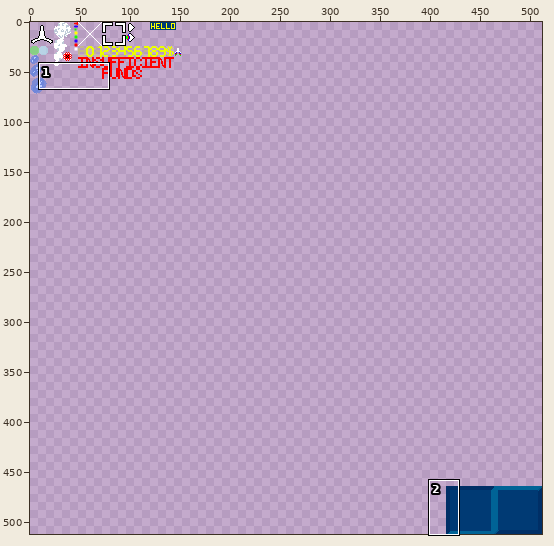
A sprite sheet gets an edit: assets/Sprites.png. The picture above shows the old version from afar; the outline marks the close-up.
Close-up. Before the commit:
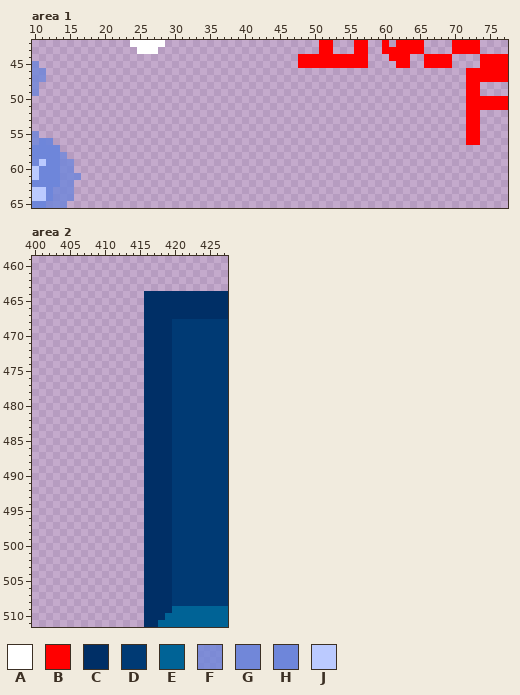
The file is 512x512 pixels. Colours within 5 levels of each other are drawn and written as one. Shown: area 1: x 10..77, y 42..65; area 2: x 400..427, y 459..511.
Palette (. is transparent): A #ffffff  B #ff0000  C #002f66  D #003a74  E #006396  F #6e86dacc  G #6e86daf5  H #6e86da  J #bbcaff
Pixels before, area 1, first column x 10:
42 ..............AAAAA......................BB...BB..B.BBBB....BBBB....
43 ...............AAA.......................BB...BB..BBBBBB....BBBB....
44 ......................................BBBBBBBBBB...BBB..BBBB....BBBB
45 F.....................................BBBBBBBBBB....BB..BBBB....BBBB
46 FF............................................................BBBBBB
47 FF............................................................BBBBBB
48 F.............................................................BB....
49 F.............................................................BB....
50 ..............................................................BBBBBB
51 ..............................................................BBBBBB
52 ..............................................................BB....
53 ..............................................................BB....
54 ..............................................................BB....
55 F.............................................................BB....
56 FHG...........................................................BB....
57 HHHH................................................................
58 HHHHF...............................................................
59 GJHHFF..............................................................
60 JHHHFF..............................................................
61 JHHHFFF.............................................................
62 HHHHFF..............................................................
63 JJHFFF..............................................................
64 JJHFFF..............................................................
65 HHFFF...............................................................
Pixels before, area 2, first column x 416:
464 CCCCCCCCCCCC
465 CCCCCCCCCCCC
466 CCCCCCCCCCCC
467 CCCCCCCCCCCC
468 CCCCDDDDDDDD
469 CCCCDDDDDDDD
470 CCCCDDDDDDDD
471 CCCCDDDDDDDD
472 CCCCDDDDDDDD
473 CCCCDDDDDDDD
474 CCCCDDDDDDDD
475 CCCCDDDDDDDD
476 CCCCDDDDDDDD
477 CCCCDDDDDDDD
478 CCCCDDDDDDDD
479 CCCCDDDDDDDD
480 CCCCDDDDDDDD
481 CCCCDDDDDDDD
482 CCCCDDDDDDDD
483 CCCCDDDDDDDD
484 CCCCDDDDDDDD
485 CCCCDDDDDDDD
486 CCCCDDDDDDDD
487 CCCCDDDDDDDD
488 CCCCDDDDDDDD
489 CCCCDDDDDDDD
490 CCCCDDDDDDDD
491 CCCCDDDDDDDD
492 CCCCDDDDDDDD
493 CCCCDDDDDDDD
494 CCCCDDDDDDDD
495 CCCCDDDDDDDD
496 CCCCDDDDDDDD
497 CCCCDDDDDDDD
498 CCCCDDDDDDDD
499 CCCCDDDDDDDD
500 CCCCDDDDDDDD
501 CCCCDDDDDDDD
502 CCCCDDDDDDDD
503 CCCCDDDDDDDD
504 CCCCDDDDDDDD
505 CCCCDDDDDDDD
506 CCCCDDDDDDDD
507 CCCCDDDDDDDD
508 CCCCDDDDDDDD
509 CCCCEEEEEEEE
510 CCCEEEEEEEEE
511 CCEEEEEEEEEE
After the commit:
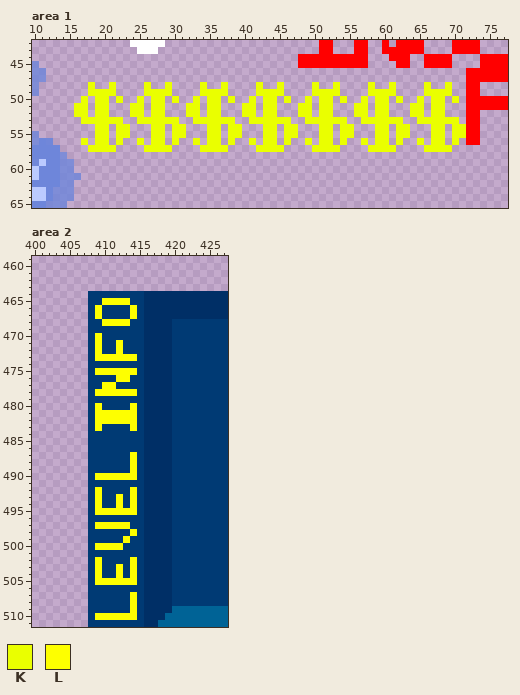
Colours new in this view: K #eaff00  L #feff00
What changed:
Changed rows in their new state; - is an unchanged pixel.
Area 1:
first column x 16:
48 --K--K----K--K----K--K----K--K----K--K----K--K----K--K--
49 --KKKK----KKKK----KKKK----KKKK----KKKK----KKKK----KKKK--
50 -K-KK-K--K-KK-K--K-KK-K--K-KK-K--K-KK-K--K-KK-K--K-KK-K-
51 KK-KK---KK-KK---KK-KK---KK-KK---KK-KK---KK-KK---KK-KK---
52 KK-KK---KK-KK---KK-KK---KK-KK---KK-KK---KK-KK---KK-KK---
53 -KKKKKK--KKKKKK--KKKKKK--KKKKKK--KKKKKK--KKKKKK--KKKKKK-
54 ---KK-KK---KK-KK---KK-KK---KK-KK---KK-KK---KK-KK---KK-KK
55 ---KK-KK---KK-KK---KK-KK---KK-KK---KK-KK---KK-KK---KK-KK
56 -K-KK-K--K-KK-K--K-KK-K--K-KK-K--K-KK-K--K-KK-K--K-KK-K-
57 --KKKK----KKKK----KKKK----KKKK----KKKK----KKKK----KKKK--
Area 2:
first column x 408:
464 DDDDDDDD
465 DDLLLLDD
466 DLDDDDLD
467 DLDDDDLD
468 DDLLLLDD
469 DDDDDDDD
470 DLDDDDDD
471 DLDDLDDD
472 DLDDLDDD
473 DLLLLLLD
474 DDDDDDDD
475 DLLLLLLD
476 DDDDLLDD
477 DDLLDDDD
478 DLLLLLLD
479 DDDDDDDD
480 DLDDDDLD
481 DLLLLLLD
482 DLLLLLLD
483 DLDDDDLD
484 DDDDDDDD
485 DDDDDDDD
486 DDDDDDDD
487 DDDDDDLD
488 DDDDDDLD
489 DDDDDDLD
490 DLLLLLLD
491 DDDDDDDD
492 DLDDDDLD
493 DLDDLDLD
494 DLDDLDLD
495 DLLLLLLD
496 DDDDDDDD
497 DLLLLLDD
498 DDDDDDLD
499 DDDDDLDD
500 DLLLLDDD
501 DDDDDDDD
502 DLDDDDLD
503 DLDDLDLD
504 DLDDLDLD
505 DLLLLLLD
506 DDDDDDDD
507 DDDDDDLD
508 DDDDDDLD
509 DDDDDDLD
510 DLLLLLLD
511 DDDDDDDD
